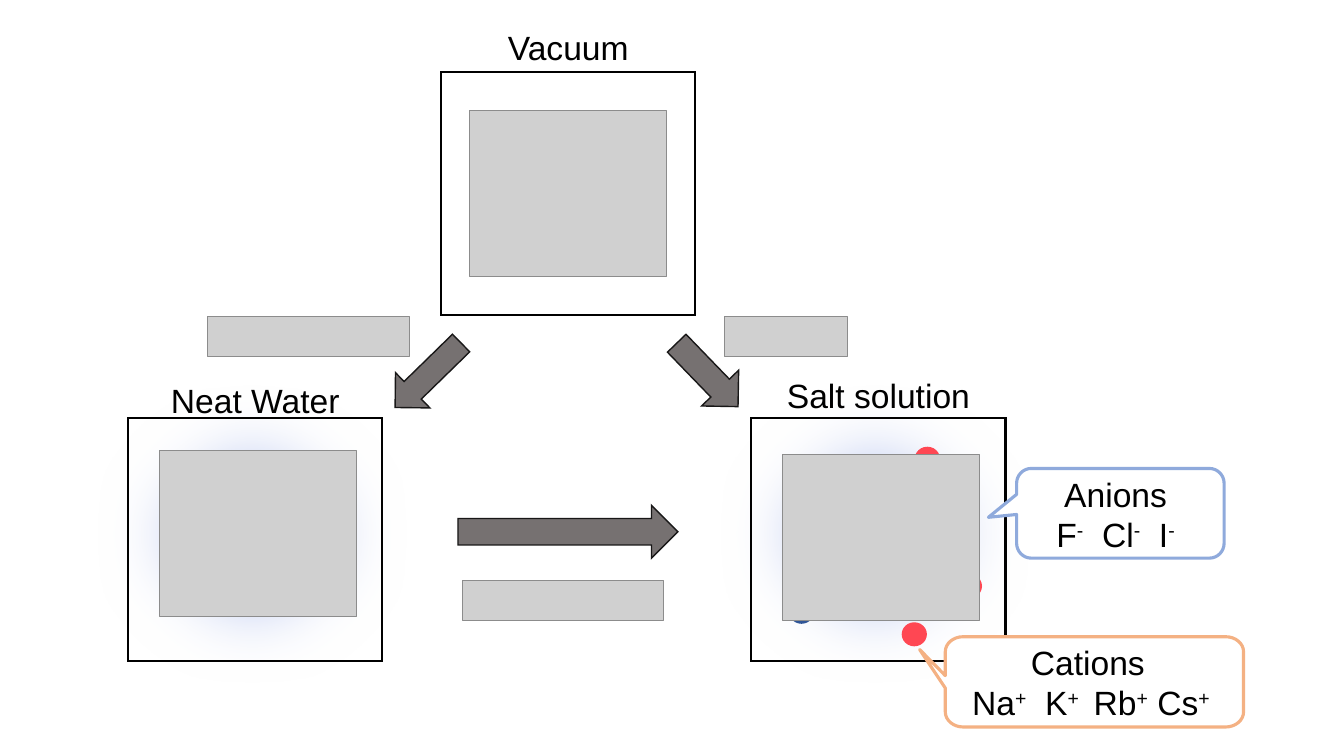
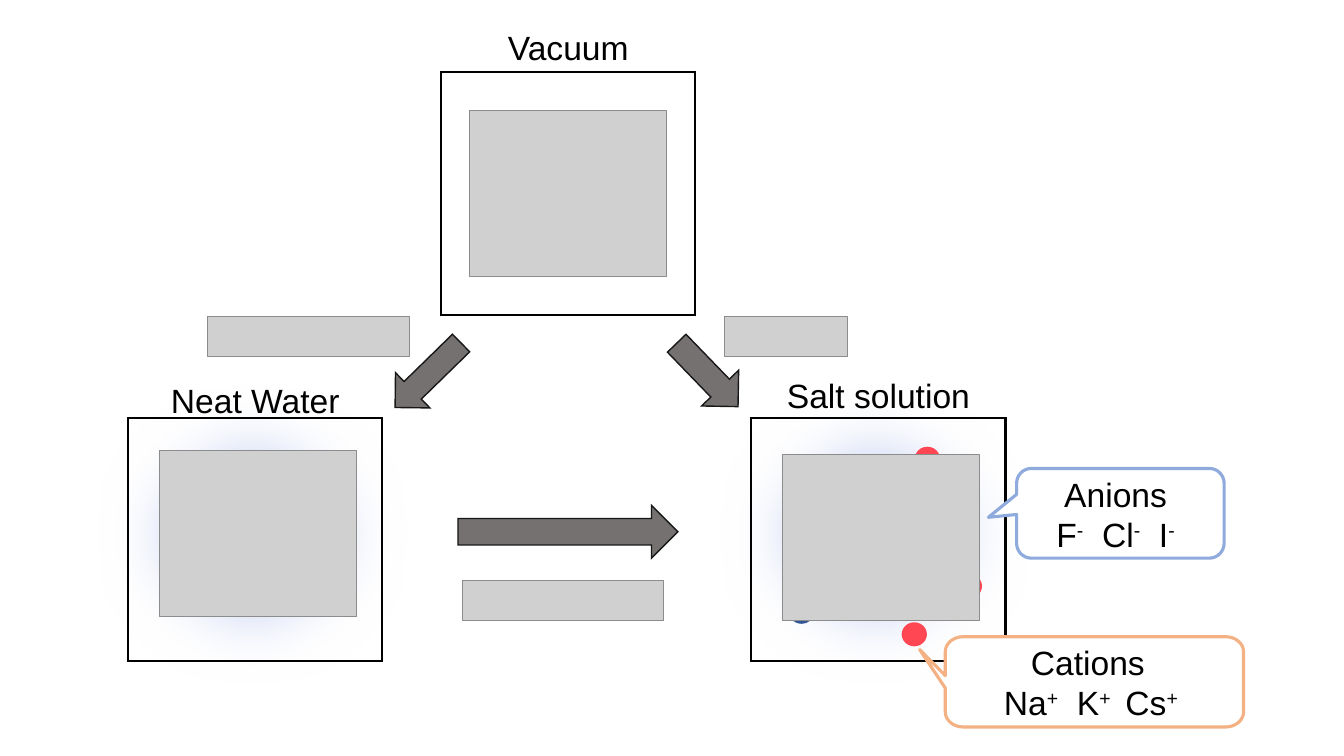
Before and after one commit to SHervoe-Hansen/SI-Excluded-Volume-Formation, a slide deck: slide 1 of Figures/Fig1.pptx. Drawn at 1344x756 pixels with LibreOffice and Linux fonts; fonts in the diff are those of the drawing; grey boxes stand for pictures. Boxes give left, top, right and bottom in pixels: in the first picture for what was removed or moved away, otherwise in the second. Text is boxed around its words. In the diff, an @@ line names an element or a change of style, - is before the commit and + after.

```diff
--- a/Figures/Fig1.pptx
+++ b/Figures/Fig1.pptx
@@ text in freeform shape at (1004,691,1166,716): text changed @@
-Na+ K+ Rb+ Cs+
+Na+ K+ Cs+
```
Also in this commit, not shown: 1 other file.
